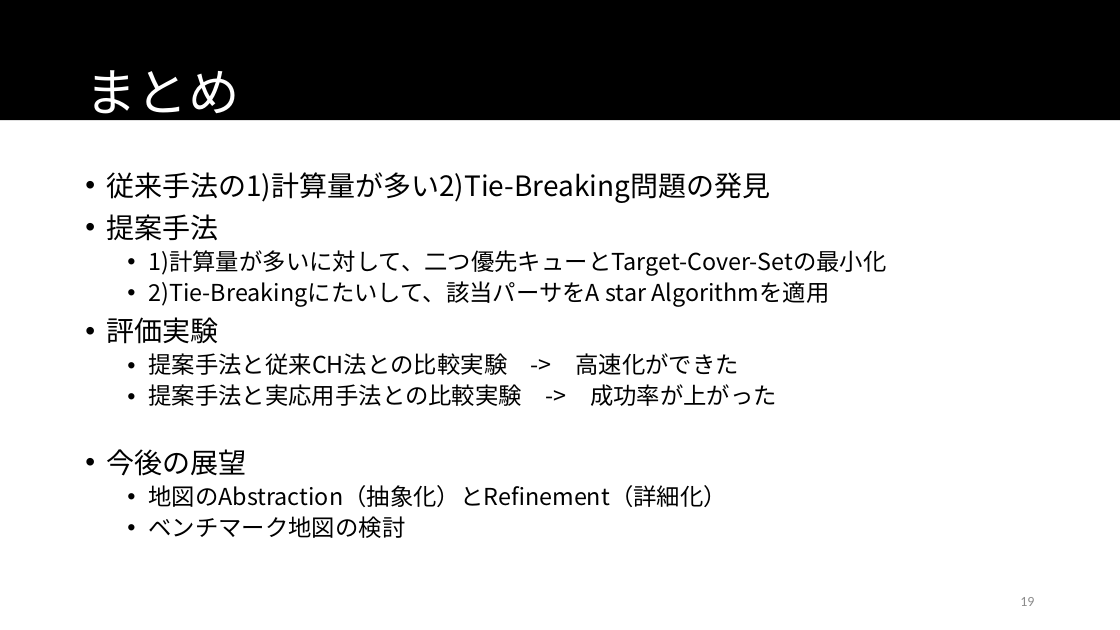
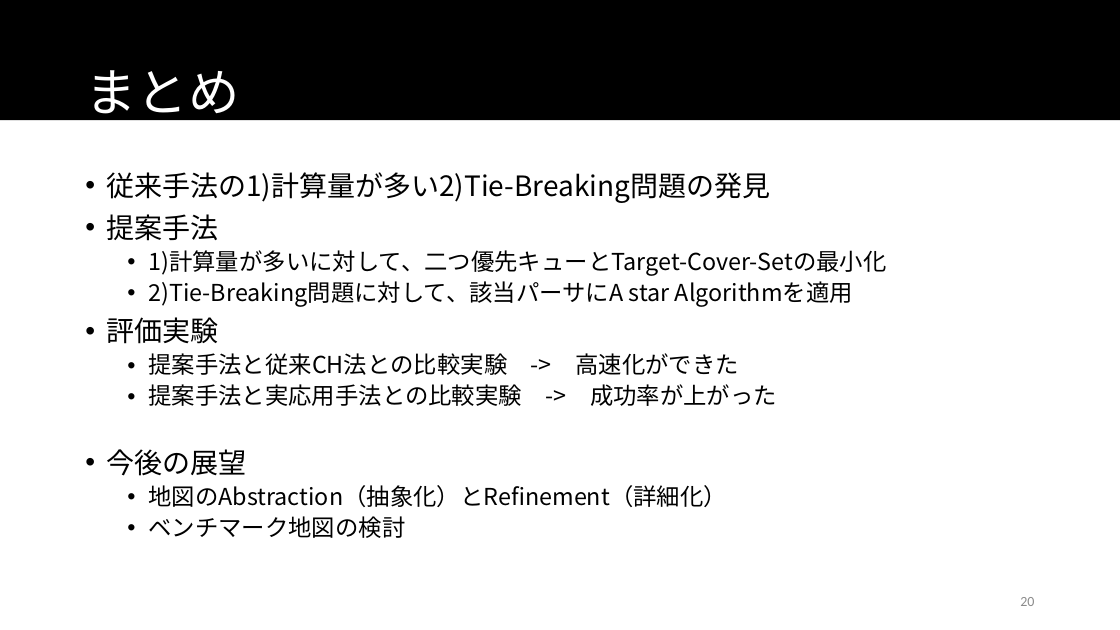
Before and after one commit to namidairo777/xiao_multiagent, a slide deck: slide 20 of documents/情報処理学会TANGXIAO_20170312.pptx (slide 19 before the commit). Drawn at 1120x630 pixels with LibreOffice and Linux fonts; fonts in the diff are those of the drawing. Boxes give left, top, right and bottom in pixels: in the first picture for what was removed or moved away, otherwise in the second. Text is boxed around its words. In the diff, an @@ line names an element or a change of style, - is before the commit and + after.

```diff
--- a/documents/情報処理学会TANGXIAO_20170312.pptx
+++ b/documents/情報処理学会TANGXIAO_20170312.pptx
@@ text at (x1=148, y1=281, x2=853, y2=307): text changed @@
-  • 2)Tie-Breakingにたいして、該当パーサをA star Algorithmを適用
+  • 2)Tie-Breaking問題に対して、該当パーサにA star Algorithmを適用
@@ page number at (x1=1020, y1=597, x2=1034, y2=606): text changed @@
-19
+20
```
Also in this commit, not shown: 13 other slides changed, 1 slide added, 13 other files.
